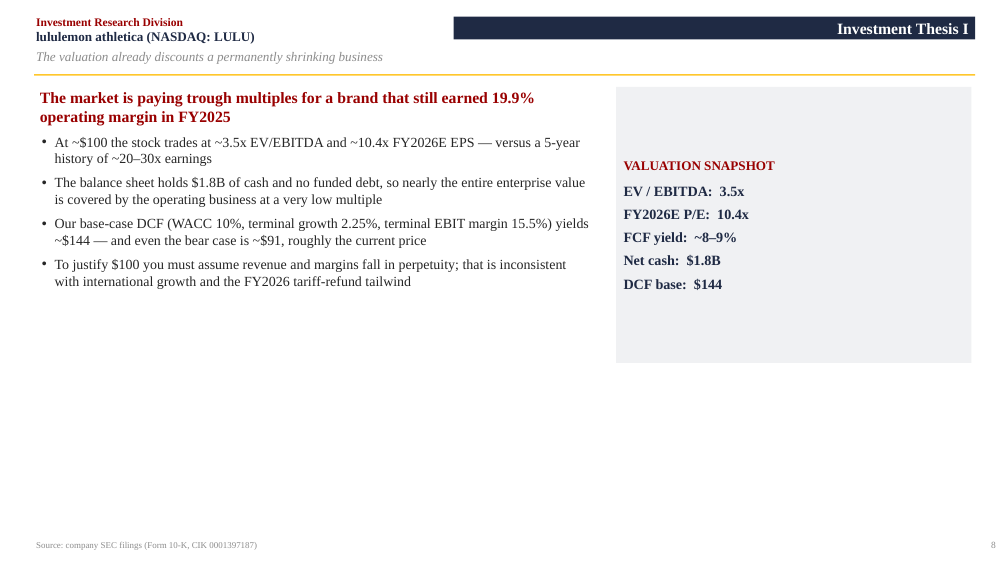
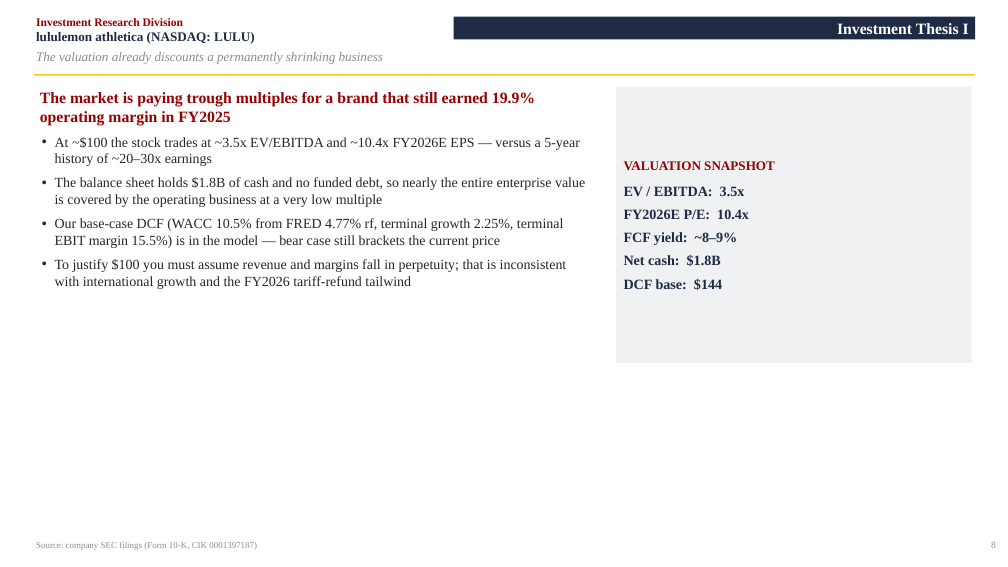
Before and after one commit to vengeanceaiUSC/RM, a slide deck: slide 9 of LULU/LULU_Investment_Pitch_Deck.pptx. Drawn at 1008x567 pixels with LibreOffice and Linux fonts; fonts in the diff are those of the drawing. Boxes give left, top, right and bottom in pixels: in the first picture for what was removed or moved away, otherwise in the second. Text is boxed around its words. In the diff, an @@ line names an element or a change of style, - is before the commit and + after.

```diff
--- a/LULU/LULU_Investment_Pitch_Deck.pptx
+++ b/LULU/LULU_Investment_Pitch_Deck.pptx
@@ text at (x1=55, y1=218, x2=563, y2=248): text changed @@
-• Our base-case DCF (WACC 10%, terminal growth 2.25%, terminal EBIT margin 15.5%) yields ~$144 — and even the bear case is ~$91, roughly the current price
+• Our base-case DCF (WACC 10.5% from FRED 4.77% rf, terminal growth 2.25%, terminal EBIT margin 15.5%) is in the model — bear case still brackets the current price
```
Also in this commit, not shown: 4 other slides changed, 7 other files.
